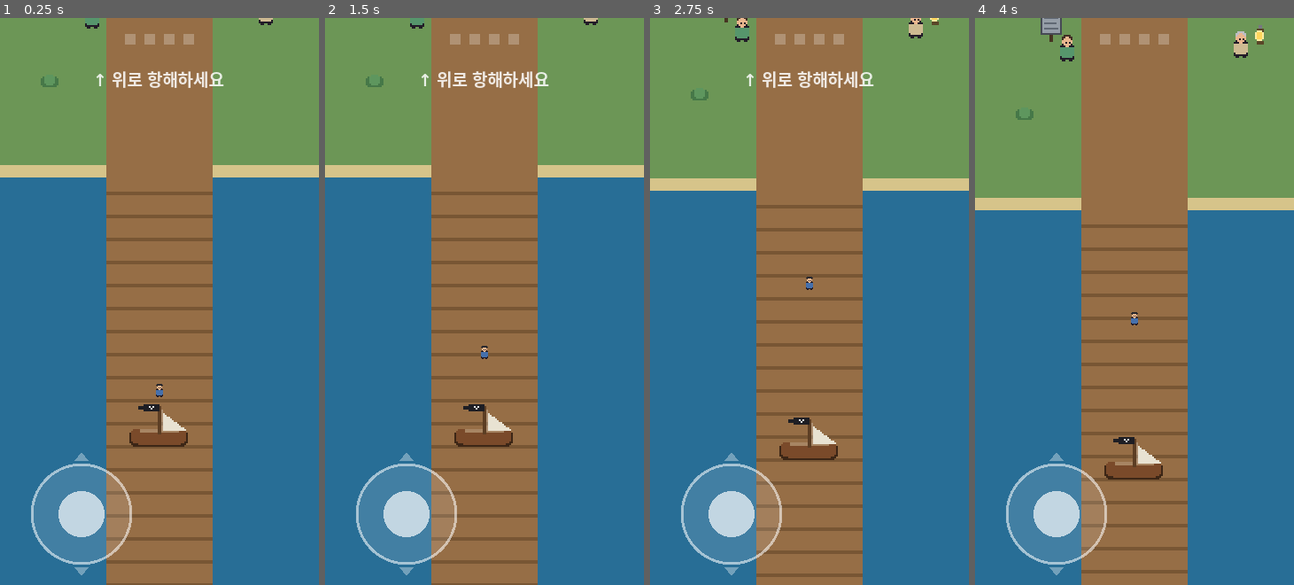
Above: before the commit, frames 1-4 (left to right).
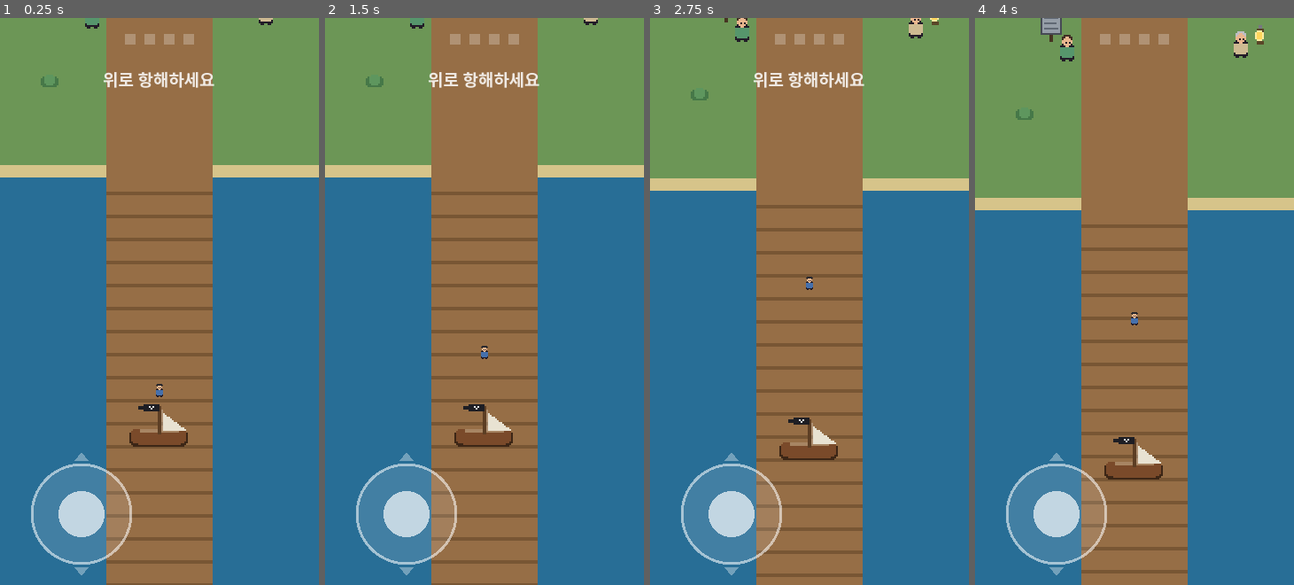
Above: after the commit, the same moments.

Repository: jungrok5/one-scroll-bible-game
Game: Godot game, scene res://scenes/Main.tscn
The game is run twice, just before and just after one commit, with the same random seed, the same clock (stepped at 60 frames per second) and the same inputs.
Inputs (mouse positions are in pixels of both pictures, inside the frame that each line leads up to):
- Up to frame 1 (0.25 s): no input
- Up to frame 2 (1.5 s): tap Enter at 0.5 s; drag from (414, 482) to (516, 176) at 0.52 s; drag from (420, 329) to (468, 414) at 1.27 s
- Up to frame 3 (2.75 s): tap Space at 2 s; move the mouse to (841, 176) at 2.02 s; hold Up (move_up) from 2.03 s (still down)
- Up to frame 4 (4 s): release Up (move_up) at 2.75 s; drag from (1118, 414) to (1038, 216) at 2.77 s; move the mouse to (1230, 386) at 3.52 s; hold Down (move_down) from 3.53 s (still down)

The runs differ from the first frame. In frame 1, 0.7% of the frame differs, in the area x 30-71%, y 9-13%; in frame 2, 0.7%; in frame 3, 0.7%; in frame 4, nothing differs.

Commit message:
웹 한글 폰트 깨짐 수정 — gui/theme/custom_font로 엔진 기본 폰트 지정 + 미지원 기호(↑·▸) 제거
- 웹 export에서 런타임 root.theme 폰트 적용이 불안정 → project.godot gui/theme/custom_font에
  NotoSansKR-Bold 지정(엔진 init 시 적용)으로 확실히 해결
- 폰트에 없는 ↑·▸ 글리프 제거(두부 방지)

Co-Authored-By: Claude Opus 4.8 (1M context) <noreply@anthropic.com>
Claude-Session: https://claude.ai/code/session_018qg4g1KPTpgSZsyxWsZciT

Diff:
--- a/project.godot
+++ b/project.godot
@@ -20,6 +20,10 @@
 window/stretch/aspect="keep"
 window/handheld/orientation="portrait"
 
+[gui]
+
+theme/custom_font="res://assets/fonts/NotoSansKR-Bold.woff2"
+
 [rendering]
 
 renderer/rendering_method="gl_compatibility"
--- a/scripts/DialogueBox.gd
+++ b/scripts/DialogueBox.gd
@@ -52,7 +52,7 @@
 	_panel.add_child(_text)
 
 	_hint = Label.new()
-	_hint.text = "탭하여 계속 ▸"
+	_hint.text = "탭하여 계속"
 	_hint.position = Vector2(VW - 24 - 130, 188 - 30)
 	_hint.add_theme_color_override("font_color", Color(1, 1, 1, 0.45))
 	_hint.add_theme_font_size_override("font_size", 14)
--- a/scripts/Main.gd
+++ b/scripts/Main.gd
@@ -169,7 +169,7 @@
 		hud_dots.append(d)
 
 	hint_label = Label.new()
-	hint_label.text = "↑ 위로 항해하세요"
+	hint_label.text = "위로 항해하세요"
 	hint_label.position = Vector2(0, 54)
 	hint_label.size = Vector2(VW, 26)
 	hint_label.horizontal_alignment = HORIZONTAL_ALIGNMENT_CENTER
